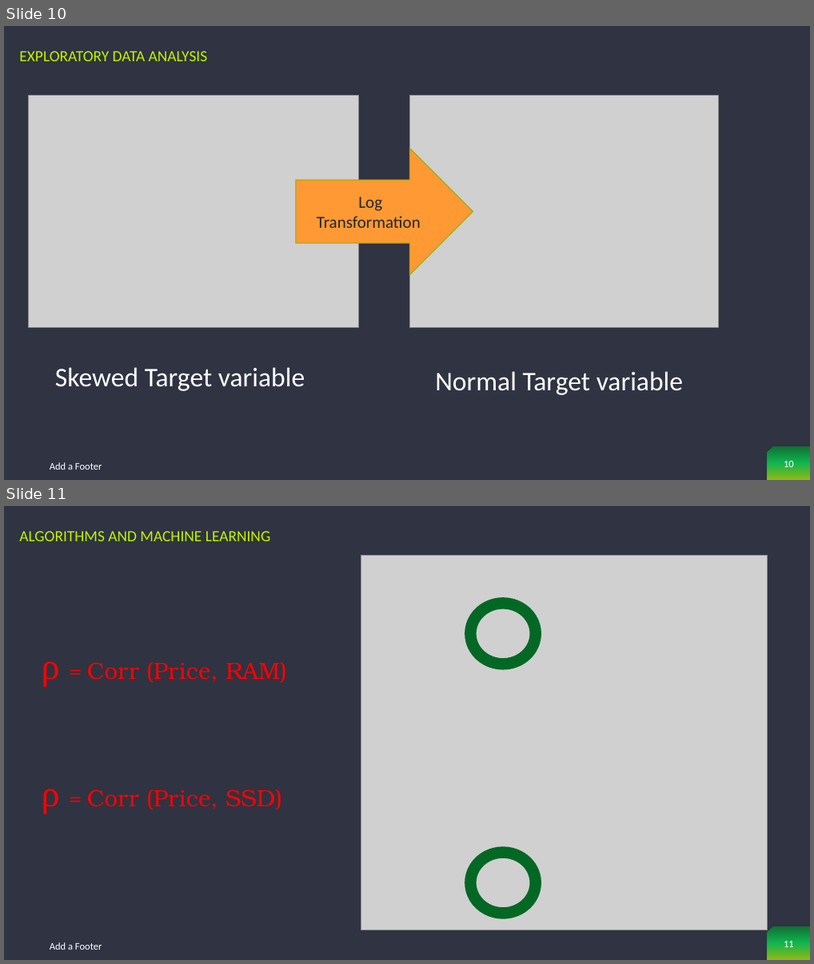
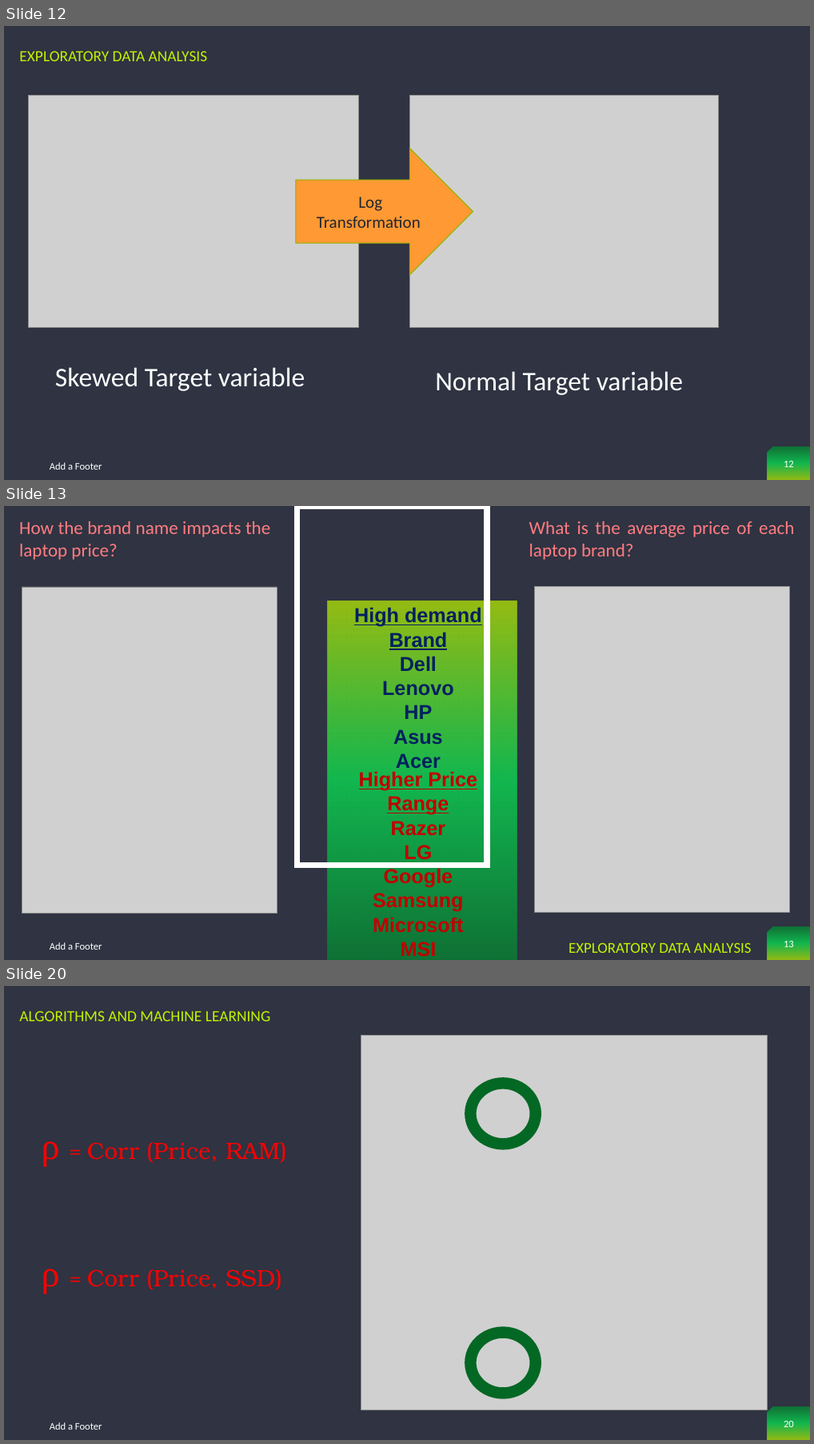
Before and after one commit to PassionateDataScientist/Laptop_price_capstone2, a slide deck: Laptop Price Prediction.pptx. Shown one above the other, each under a label of ours: slides 10 and 11 before the commit, slides 12, 13 and 20 after it; the slides between them are not shown. The pictures are 814x964 and 814x1444 pixels, drawn with LibreOffice and Linux fonts; fonts in the diff are those of the drawing; grey boxes stand for pictures. Boxes give left, top, right and bottom in pixels: in the first picture for what was removed or moved away, otherwise in the second. Text is boxed around its words. In the diff, an @@ line names an element or a change of style, - is before the commit and + after.

```diff
--- a/Laptop Price Prediction.pptx
+++ b/Laptop Price Prediction.pptx
@@ slide 13 added at <box>4,506,810,960</box>, background #2F3342; not listed: 1 template element that a slide beside it also shows @@
@@ text added at <box>19,521,270,560</box>, 22 pt, text #FF7C80 @@
+How the brand name impacts the laptop price?
@@ rectangle added at <box>298,506,487,864</box>, outline #FFFFFF 7 pt @@
@@ text added at <box>530,521,794,560</box>, 22 pt, text #FF7C80 @@
+What is the average price of each laptop brand?
@@ picture added at <box>22,587,277,912</box> @@
@@ rectangle added at <box>328,601,518,960</box>, fill gradient #038B30 to #05EE55 to #C0F400 @@
@@ picture added at <box>535,586,790,912</box> @@
@@ text added at <box>354,607,482,772</box>, 24 pt, text #002060, bold @@
+High demand Brand
+Dell
+Lenovo
+HP
+Asus
+Acer
@@ text added at <box>359,771,478,956</box>, 24 pt, text #C00000, bold @@
+Higher Price Range
+Razer
+LG
+Google
+Samsung
+Microsoft
+MSI
+Apple
@@ text added at <box>50,942,102,949</box>, 12 pt, text #FFFFFF @@
+Add a Footer
@@ title added at <box>569,942,752,952</box>, 18 pt, text #C0F400 @@
+EXPLORATORY DATA ANALYSIS
@@ page number added at <box>784,940,794,947</box>, 12 pt, text #FFFFFF @@
+13
@@ what was slide 10 is now slide 12 @@
@@ page number at <box>784,460,794,467</box>: text changed @@
-10
+12
@@ what was slide 11 is now slide 20 @@
@@ page number at <box>784,1420,794,1427</box>: text changed @@
-11
+20
```
Also in this commit, not shown: 2 slides changed, 8 other slides added.
